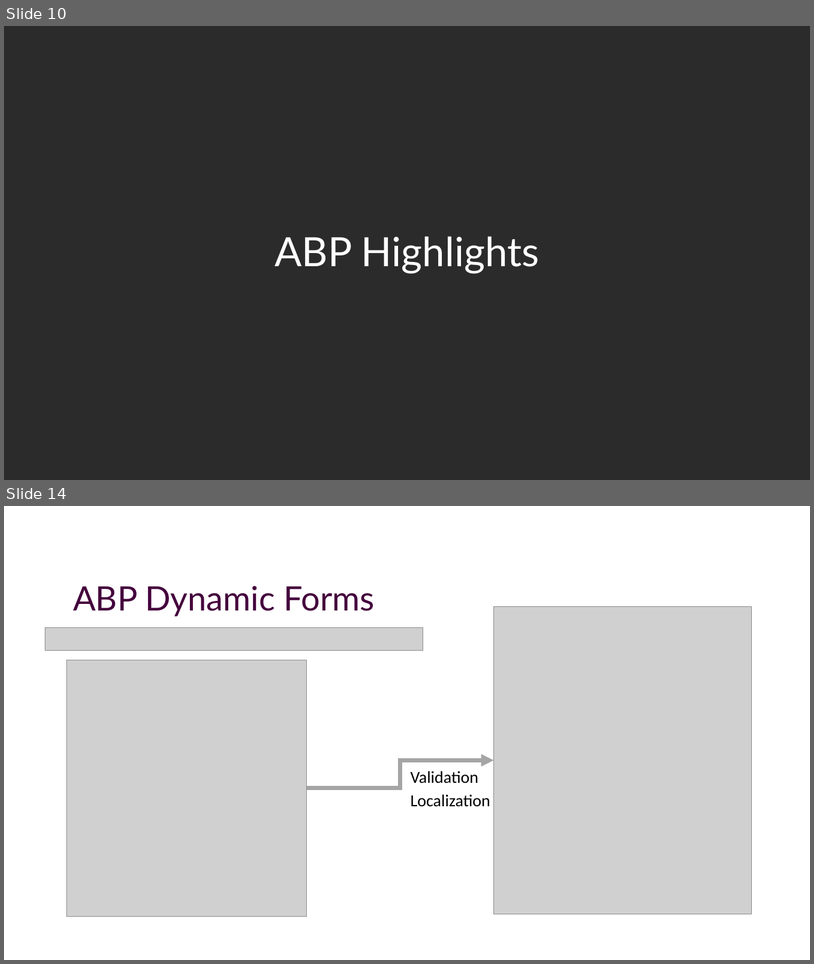
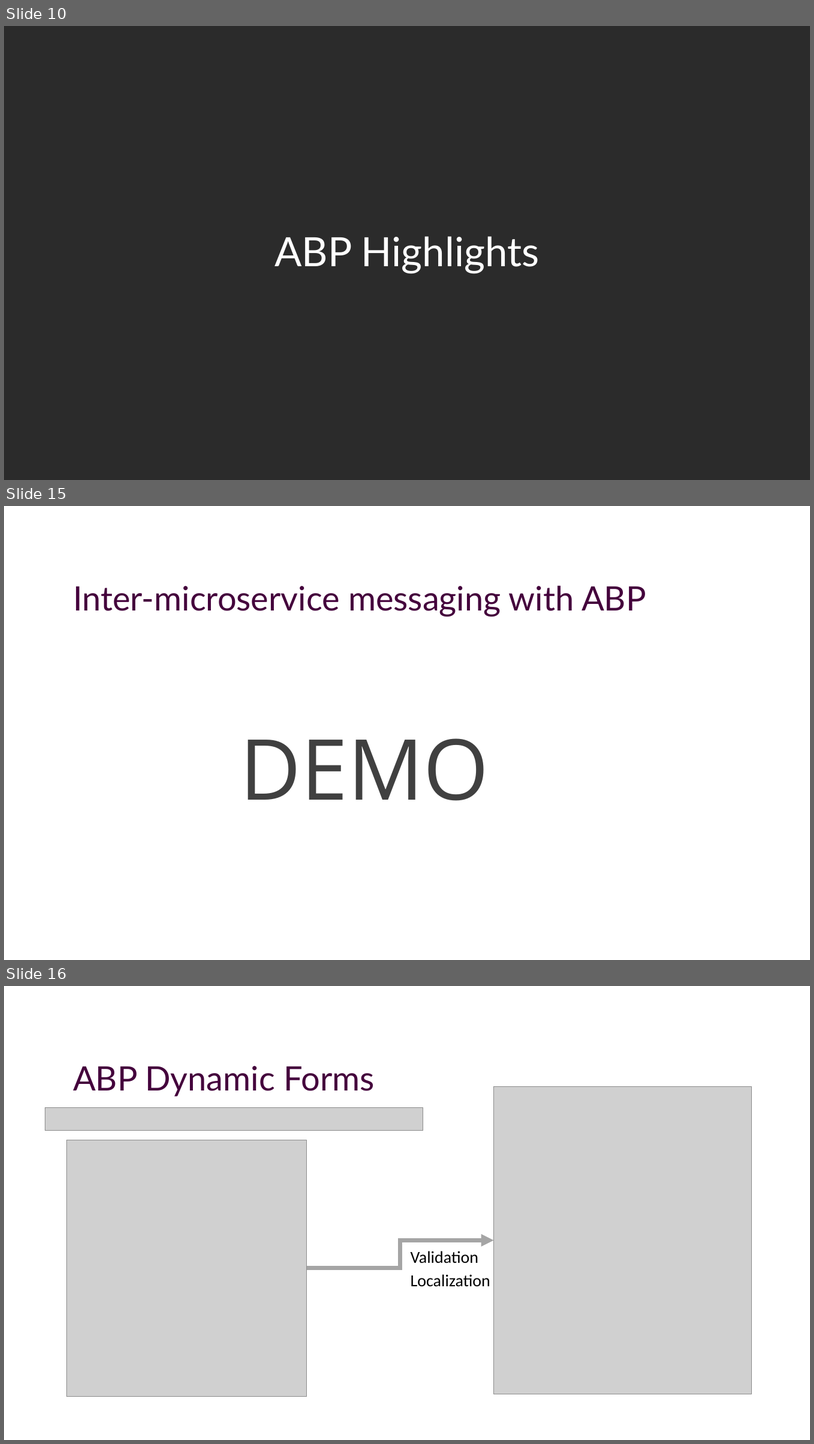
Before and after one commit to hikalkan/presentations, a slide deck: 2022-09-22 Dotnet Community Standup/ABP-Framework.pptx. Shown one above the other, each under a label of ours: slides 10 and 14 before the commit, slides 10, 15 and 16 after it; the slides between them are not shown. The pictures are 814x964 and 814x1444 pixels, drawn with LibreOffice and Linux fonts; fonts in the diff are those of the drawing; grey boxes stand for pictures; background and template pictures are left out; a plain dark background stands for a picture behind light text. Boxes give left, top, right and bottom in pixels: in the first picture for what was removed or moved away, otherwise in the second. Text is boxed around its words. In the diff, an @@ line names an element or a change of style, - is before the commit and + after.

```diff
--- a/2022-09-22 Dotnet Community Standup/ABP-Framework.pptx
+++ b/2022-09-22 Dotnet Community Standup/ABP-Framework.pptx
@@ slide 15 added at [4, 506, 810, 960], background picture (left out) @@
@@ title added at [73, 585, 647, 616], 40 pt, text #44013C @@
+Inter-microservice messaging with ABP
@@ text added at [240, 738, 489, 801], 100 pt, text #404040 @@
+DEMO
@@ what was slide 14 is now slide 16 @@
```
Also in this commit, not shown: 3 slides changed, 1 other slide added.
